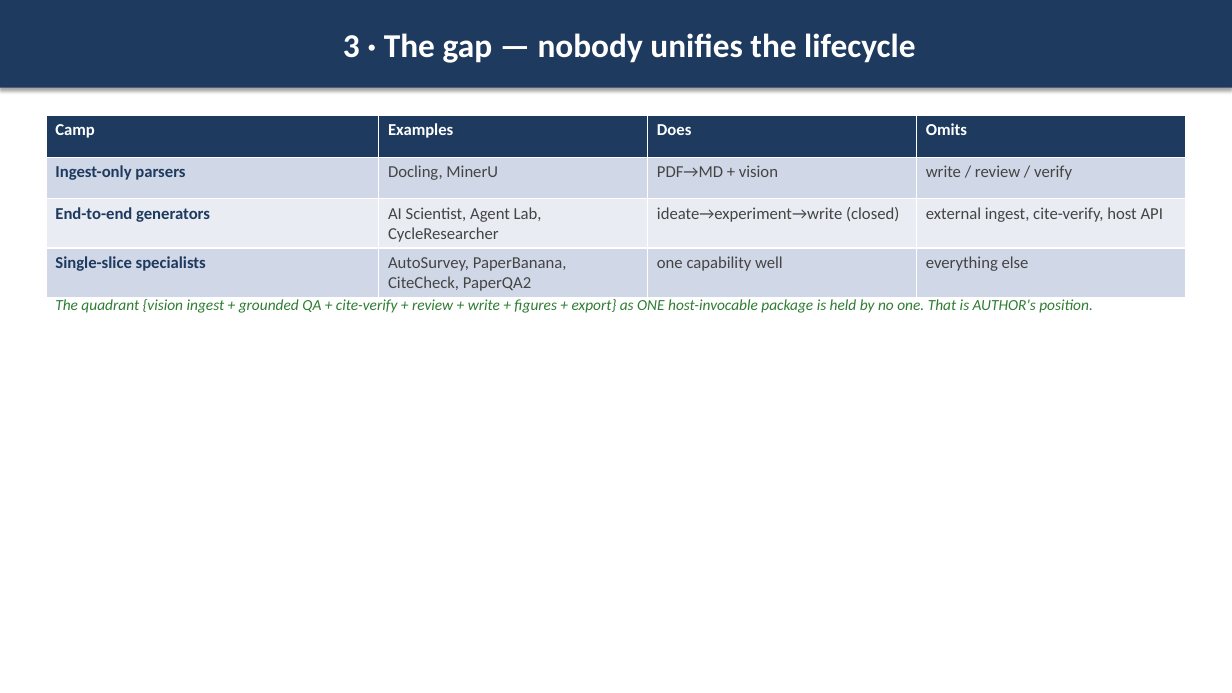
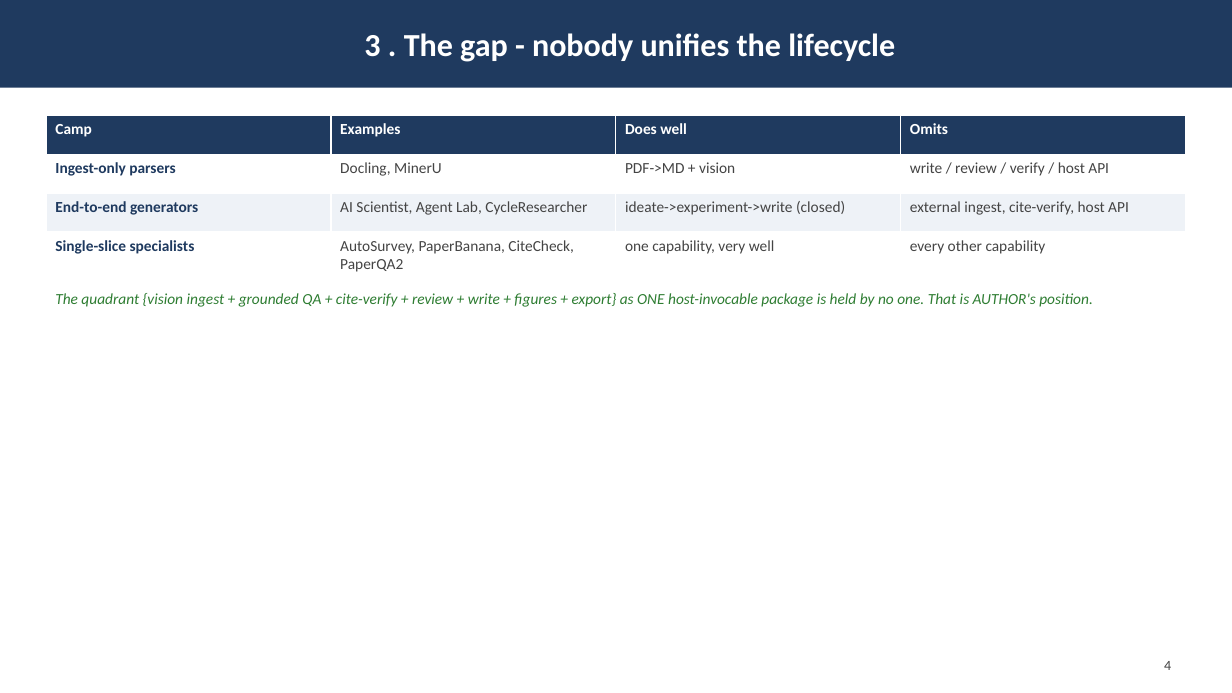
Before and after one commit to iowarp/clio-author, a slide deck: slide 5 of docs/AUTHOR.pptx (slide 4 before the commit). Drawn at 1232x693 pixels with LibreOffice and Linux fonts; fonts in the diff are those of the drawing. Boxes give left, top, right and bottom in pixels: in the first picture for what was removed or moved away, otherwise in the second. Text is boxed around its words. In the diff, an @@ line names an element or a change of style, - is before the commit and + after.

```diff
--- a/docs/AUTHOR.pptx
+++ b/docs/AUTHOR.pptx
@@ rectangle "3 . The gap - ..." at bbox=[0, 0, 1232, 88]: shadow off @@
@@ text in rectangle at bbox=[364, 33, 895, 62]: text changed; size 26 to 25 pt @@
-3 · The gap — nobody unifies the lifecycle
+3 . The gap - nobody unifies the lifecycle
@@ table at bbox=[46, 116, 1185, 276] @@
-row 1, column 3: Does
+row 1, column 3: Does well
-row 2, column 3: PDF→MD + vision
+row 2, column 3: PDF->MD + vision
-row 2, column 4: write / review / verify
+row 2, column 4: write / review / verify / host API
-row 3, column 3: ideate→experiment→write (closed)
+row 3, column 3: ideate->experiment->write (closed)
-row 4, column 3: one capability well
+row 4, column 3: one capability, very well
-row 4, column 4: everything else
+row 4, column 4: every other capability
@@ fill #D0D8E8 to #FFFFFF in 8 cells @@
@@ fill #E9EDF4 to #EEF2F7 in row 3 @@
@@ size 13 to 12 pt in "Camp", "Examples", "Omits", "Ingest-only parsers" and 6 more places @@
@@ text "The quadrant {vision ingest + ...": place and size @@
-text "The quadrant {vision ingest + ..." at bbox=[55, 299, 1093, 313]
+text "The quadrant {vision ingest + ..." at bbox=[55, 293, 1093, 307]
@@ text added at bbox=[1164, 661, 1171, 670], 11 pt, text #444444 @@
+4
```
Also in this commit, not shown: 10 other slides changed, 2 slides added, 3 other files.
